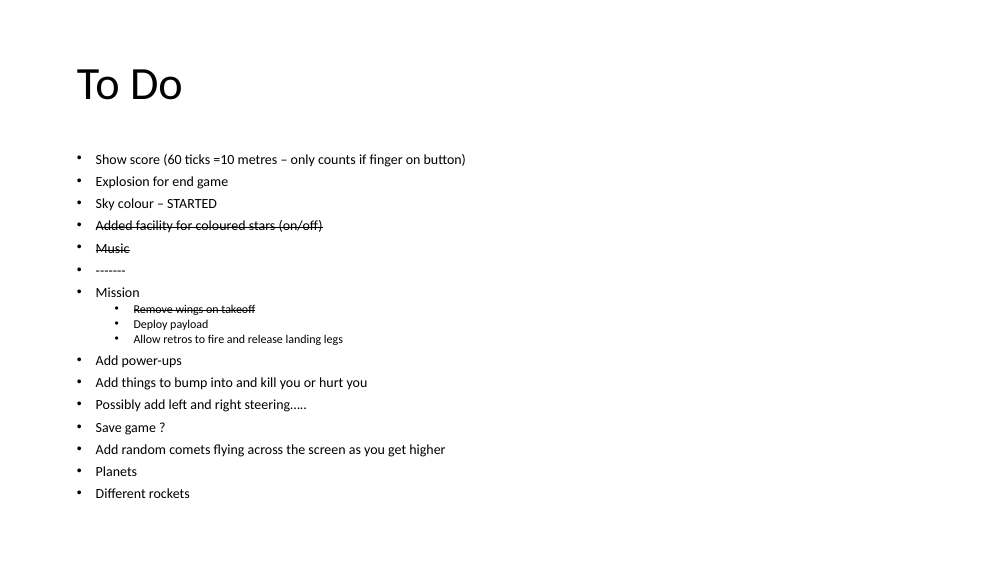
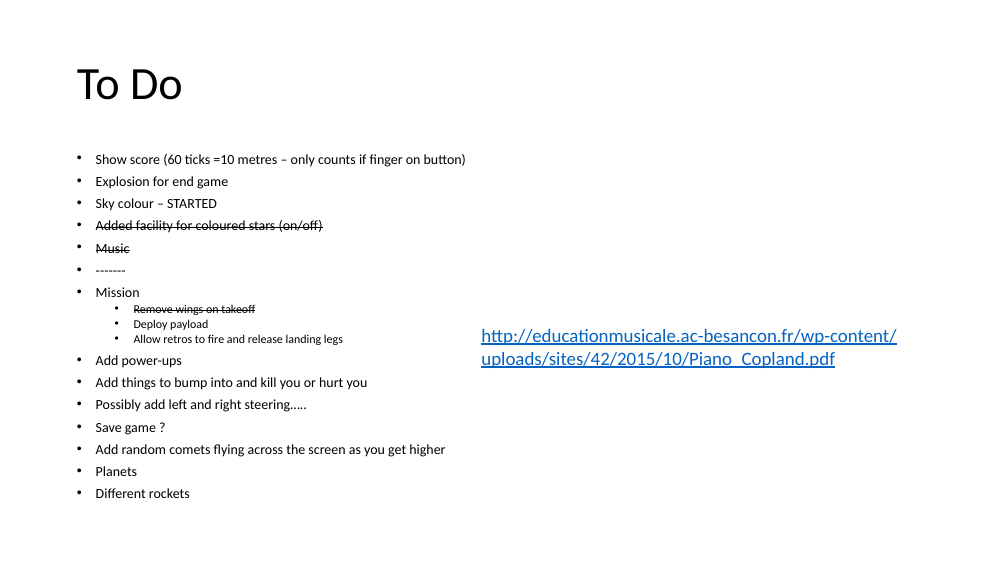
Before and after one commit to alshapton/Skyrokit, a slide deck: slide 2 of notes.pptx. Drawn at 1008x567 pixels with LibreOffice and Linux fonts; fonts in the diff are those of the drawing. Boxes give left, top, right and bottom in pixels: in the first picture for what was removed or moved away, otherwise in the second. Text is boxed around its words. In the diff, an @@ line names an element or a change of style, - is before the commit and + after.

```diff
--- a/notes.pptx
+++ b/notes.pptx
@@ text added at [481,329,896,368], 18 pt, text #0563C1, underline @@
+http://educationmusicale.ac-besancon.fr/wp-content/uploads/sites/42/2015/10/Piano_Copland.pdf
```
Also in this commit, not shown: 8 other files.
